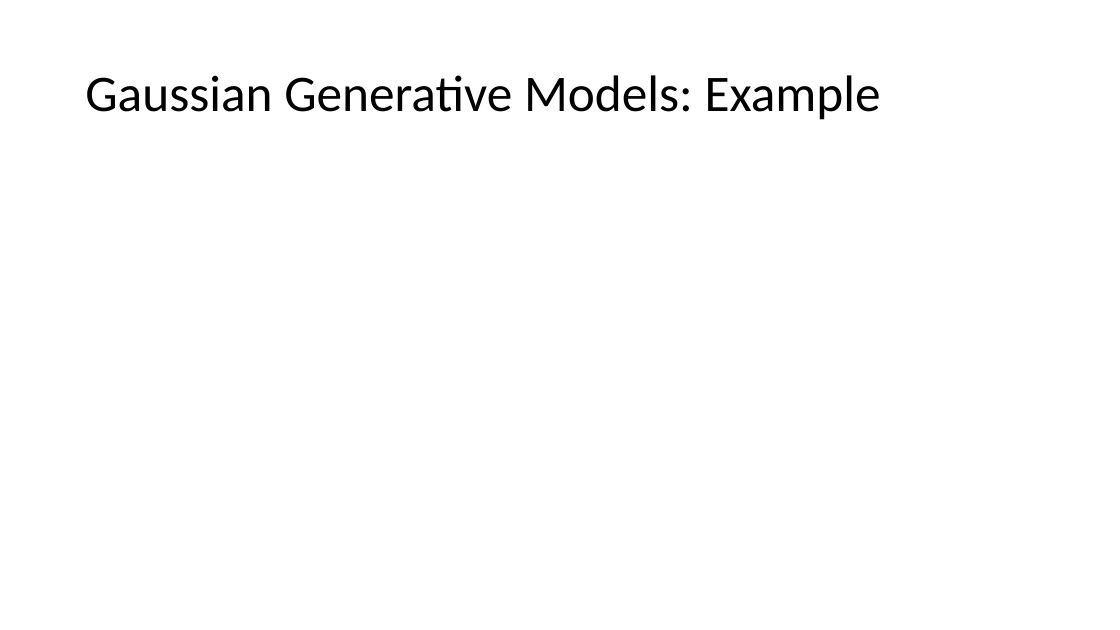
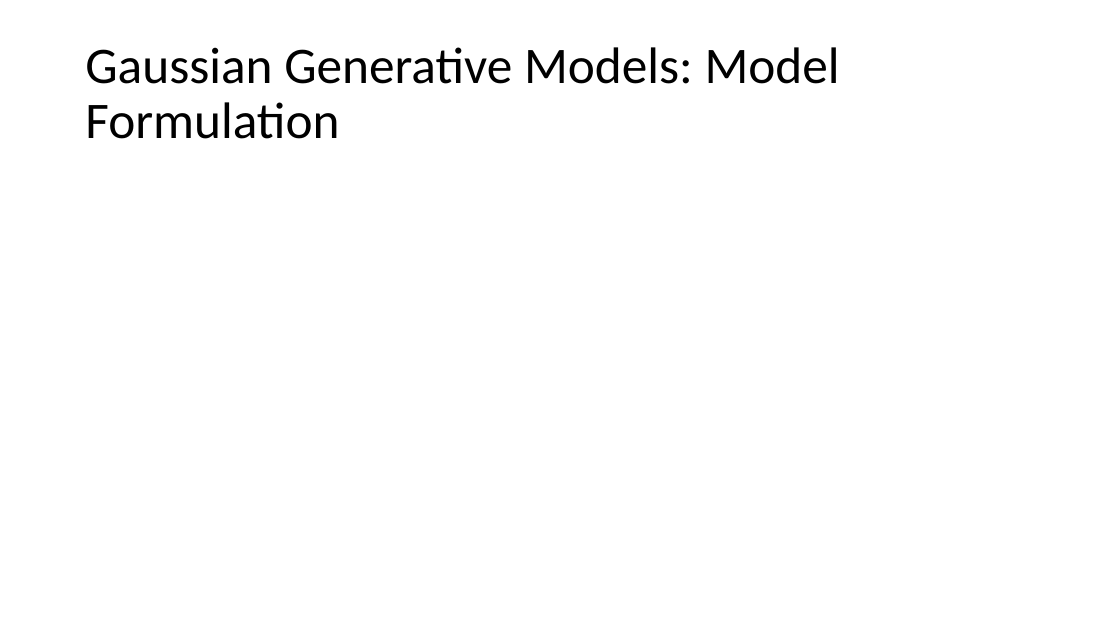
Before and after one commit to Gunnvant/idma_pt, a slide deck: slide 31 of ML_Unit4/decks/Generative Models.pptx. Drawn at 1120x630 pixels with LibreOffice and Linux fonts; fonts in the diff are those of the drawing; grey boxes stand for pictures. Boxes give left, top, right and bottom in pixels: in the first picture for what was removed or moved away, otherwise in the second. Text is boxed around its words. In the diff, an @@ line names an element or a change of style, - is before the commit and + after.

```diff
--- a/ML_Unit4/decks/Generative Models.pptx
+++ b/ML_Unit4/decks/Generative Models.pptx
@@ title at (85, 47, 840, 139): text changed @@
-Gaussian Generative Models: Example
+Gaussian Generative Models: Model Formulation
```
Also in this commit, not shown: 1 other slide changed, 18 slides added, 6 other files.
